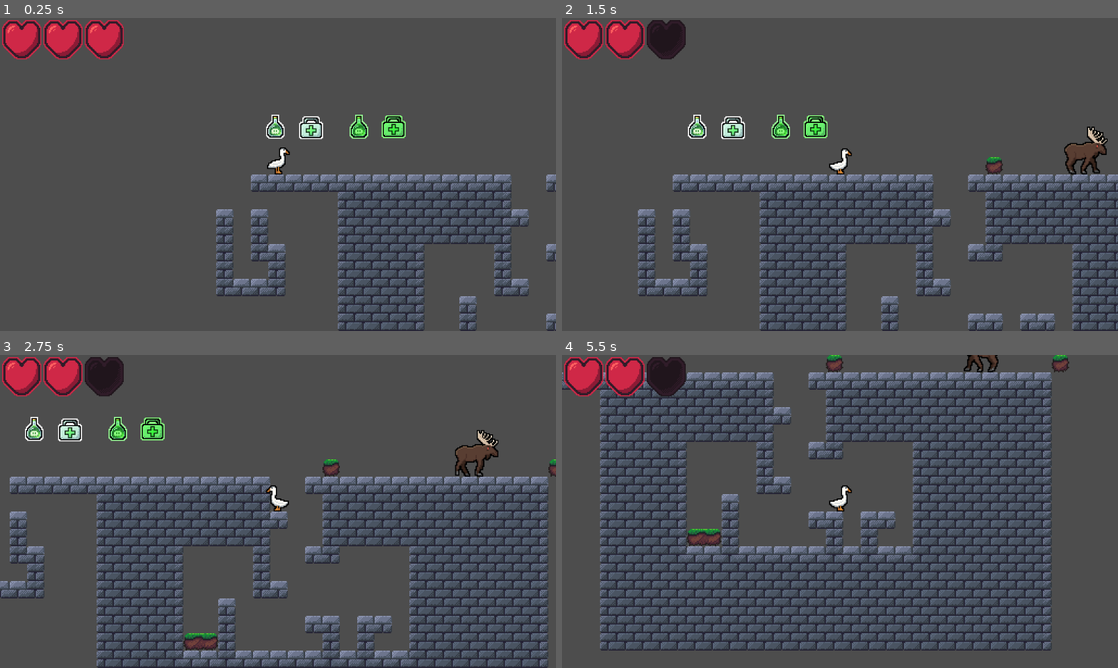
Above: before the commit, frames 1-4 (two rows, left to right).
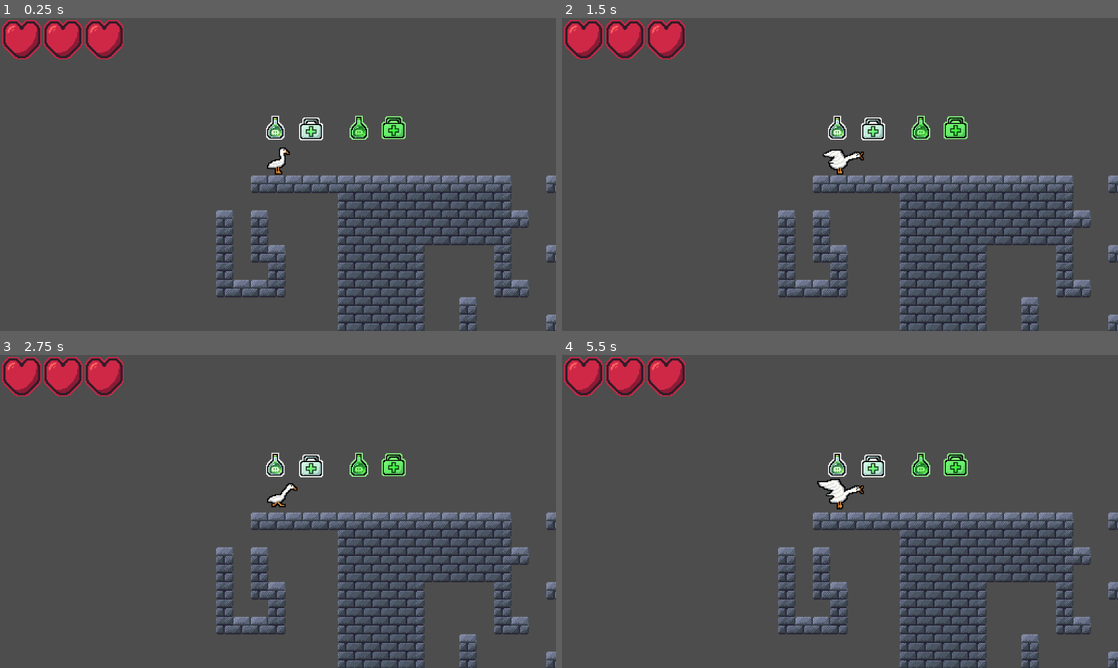
Above: after the commit, the same moments.

Repository: MrAwesomeOwl/geese-vs-meese
Game: Godot game, scene res://main.tscn
Two runs of this game, one before a commit and one after it. Both use one fixed random seed, a clock stepped at 60 frames per second and the inputs below.
Inputs (mouse positions are in pixels of both pictures, inside the frame that each line leads up to):
- Up to frame 1 (0.25 s): no input
- Up to frame 2 (1.5 s): move the mouse to (962, 158) at 0.52 s; hold D (right) from 0.53 s (still down); click (962, 158) at 0.6 s; tap Space (jump) at 0.77 s; move the mouse to (728, 190) at 1.27 s; click (728, 190) at 1.35 s
- Up to frame 3 (2.75 s): tap Space (jump) at 1.52 s; move the mouse to (333, 442) at 2.02 s; release D (right) at 2.03 s; hold A (left) from 2.03 s (still down); click (333, 442) at 2.1 s
- Up to frame 4 (5.5 s): move the mouse to (812, 574) at 2.77 s; release A (left) at 2.78 s; hold D (right) 2.78-4.28 s; click (812, 574) at 2.85 s; tap Space (jump) at 3.02, 3.77, 4.52 s; move the mouse to (1006, 558) at 3.52 s; click (1006, 558) at 3.6 s; move the mouse to (673, 464) at 4.27 s; hold A (left) 4.28-5.03 s; click (673, 464) at 4.35 s; move the mouse to (867, 511) at 5.02 s; hold D (right) from 5.03 s (still down); click (867, 511) at 5.1 s

The runs differ from the first frame. In frame 1, 6.6% of the frame differs, in the area x 38-100%, y 30-100%; in frame 2, 19%; in frame 3, 29%; in frame 4, 37%, in the area x 0-100%, y 0-100%.
Error after the commit: Invalid access to property or key 'scale' on a base object of type 'null instance'. (res://scripts/player.gd:50)

Commit message:
make animations resume after attacking

Diff:
--- a/main.tscn
+++ b/main.tscn
@@ -277,7 +277,7 @@
 tracks/0/type = "value"
 tracks/0/imported = false
 tracks/0/enabled = true
-tracks/0/path = NodePath("Visuals/Animations:position")
+tracks/0/path = NodePath("Body/Animations:position")
 tracks/0/interp = 1
 tracks/0/loop_wrap = true
 tracks/0/keys = {
@@ -293,7 +293,7 @@
 tracks/0/type = "method"
 tracks/0/imported = false
 tracks/0/enabled = true
-tracks/0/path = NodePath("Visuals/Animations")
+tracks/0/path = NodePath("Body/Animations")
 tracks/0/interp = 1
 tracks/0/loop_wrap = true
 tracks/0/keys = {
@@ -307,7 +307,7 @@
 tracks/1/type = "value"
 tracks/1/imported = false
 tracks/1/enabled = true
-tracks/1/path = NodePath("Visuals/Animations:position")
+tracks/1/path = NodePath("Body/Animations:position")
 tracks/1/interp = 1
 tracks/1/loop_wrap = true
 tracks/1/keys = {
@@ -323,7 +323,7 @@
 tracks/0/type = "method"
 tracks/0/imported = false
 tracks/0/enabled = true
-tracks/0/path = NodePath("Visuals/Animations")
+tracks/0/path = NodePath("Body/Animations")
 tracks/0/interp = 1
 tracks/0/loop_wrap = true
 tracks/0/keys = {
@@ -337,7 +337,7 @@
 tracks/1/type = "value"
 tracks/1/imported = false
 tracks/1/enabled = true
-tracks/1/path = NodePath("Visuals/Animations:position")
+tracks/1/path = NodePath("Body/Animations:position")
 tracks/1/interp = 1
 tracks/1/loop_wrap = true
 tracks/1/keys = {
@@ -353,7 +353,7 @@
 tracks/0/type = "method"
 tracks/0/imported = false
 tracks/0/enabled = true
-tracks/0/path = NodePath("Visuals/Animations")
+tracks/0/path = NodePath("Body/Animations")
 tracks/0/interp = 1
 tracks/0/loop_wrap = true
 tracks/0/keys = {
@@ -367,7 +367,7 @@
 tracks/1/type = "value"
 tracks/1/imported = false
 tracks/1/enabled = true
-tracks/1/path = NodePath("Visuals/Animations:position")
+tracks/1/path = NodePath("Body/Animations:position")
 tracks/1/interp = 1
 tracks/1/loop_wrap = true
 tracks/1/keys = {
@@ -415,6 +415,7 @@
 
 [sub_resource type="AnimationNodeStateMachineTransition" id="AnimationNodeStateMachineTransition_1o0vd"]
 switch_mode = 2
+advance_mode = 2
 
 [sub_resource type="AnimationNodeStateMachine" id="AnimationNodeStateMachine_abp8s"]
 states/Start/position = Vector2(154.4, 100.96)
@@ -455,9 +456,9 @@
 script = ExtResource("3_64mmg")
 invulnerability_time = 1.0
 
-[node name="Visuals" type="Node2D" parent="Player"]
-
-[node name="Animations" type="AnimatedSprite2D" parent="Player/Visuals"]
+[node name="Body" type="Node2D" parent="Player"]
+
+[node name="Animations" type="AnimatedSprite2D" parent="Player/Body"]
 position = Vector2(0.5, -12.5)
 sprite_frames = SubResource("SpriteFrames_xbmr4")
 animation = &"attack"
